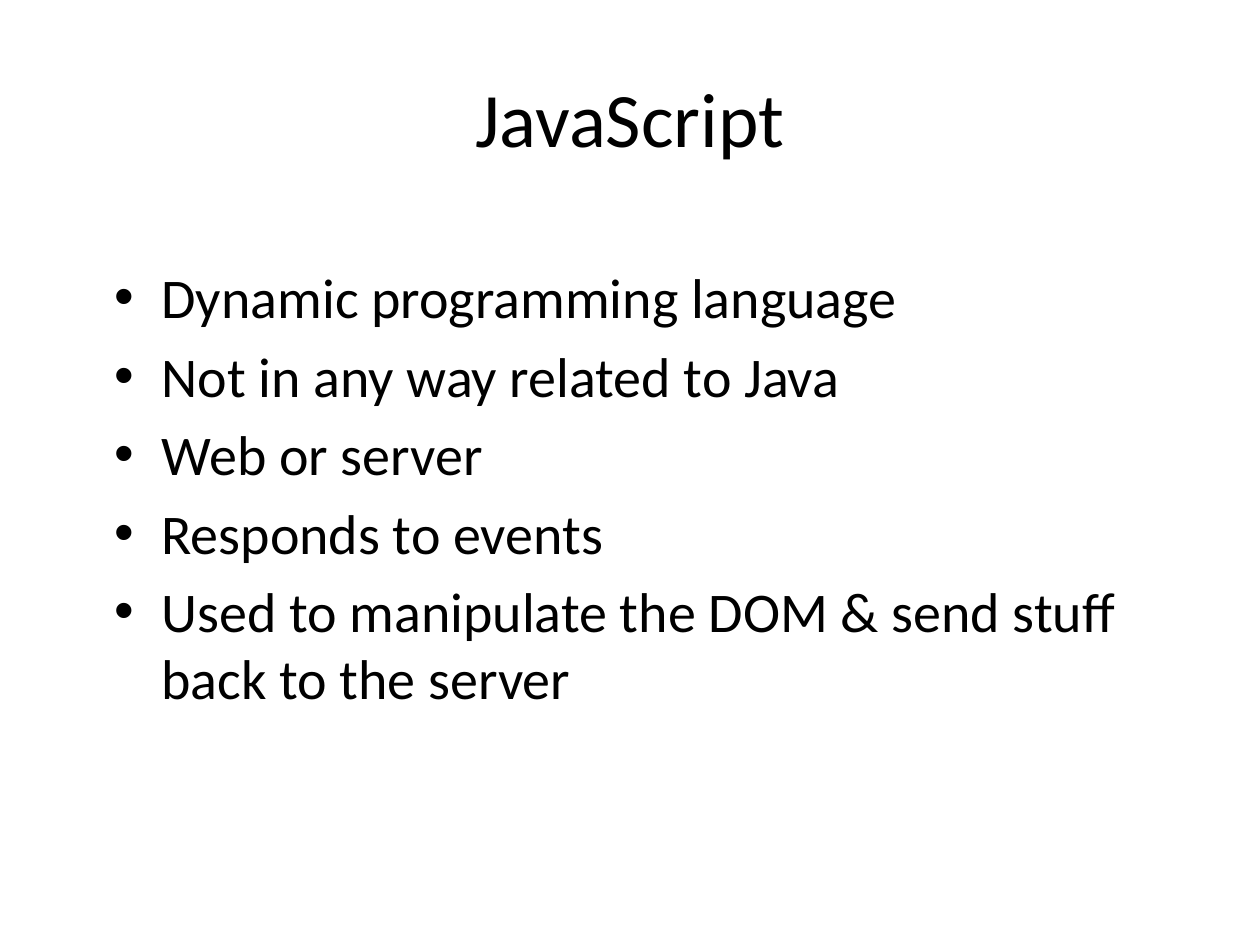
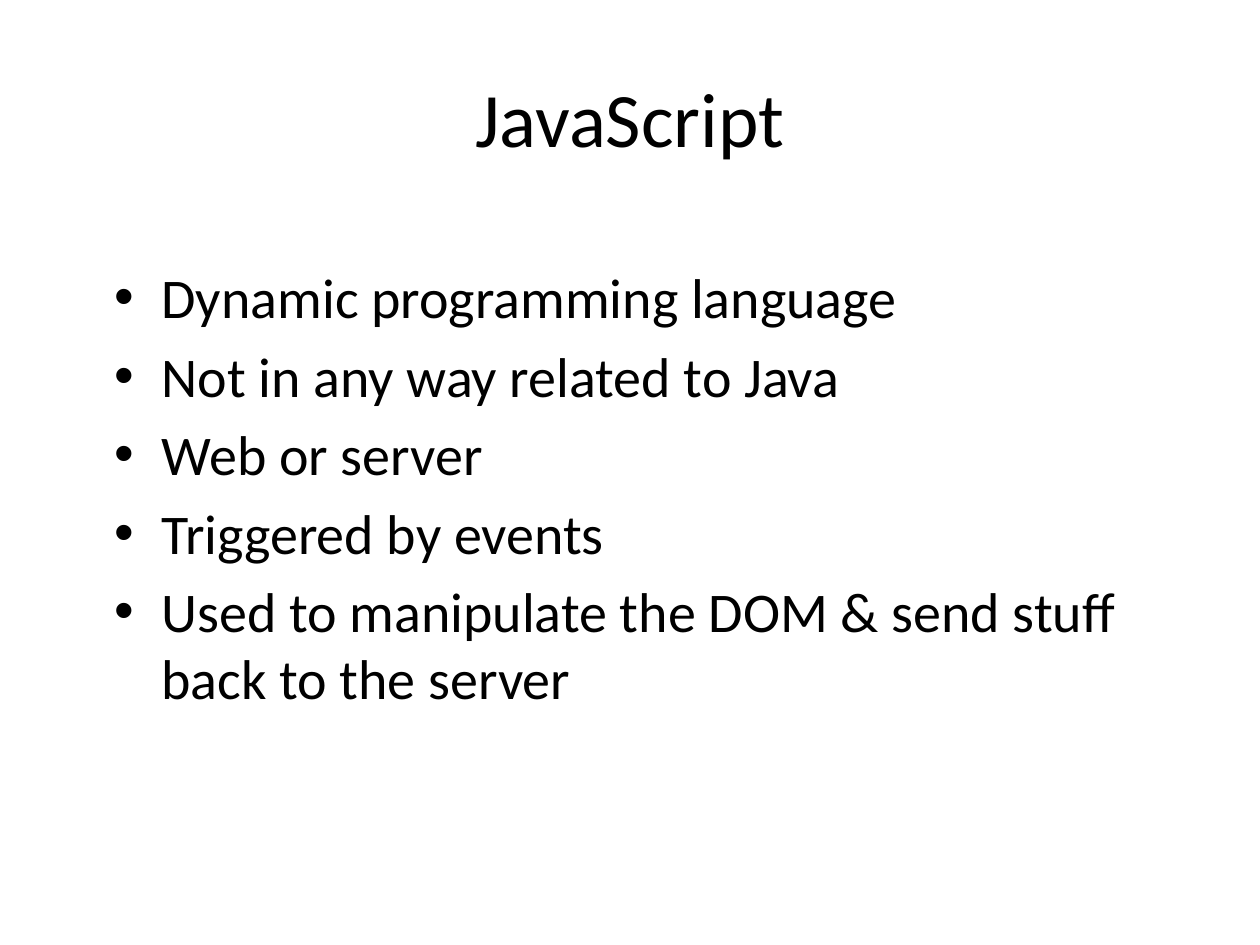
Before and after one commit to anettebgo/nerdschool, a slide deck: slide 5 of 3/js&html&css.pptx. Drawn at 1260x945 pixels with LibreOffice and Linux fonts; fonts in the diff are those of the drawing. Boxes give left, top, right and bottom in pixels: in the first picture for what was removed or moved away, otherwise in the second. Text is boxed around its words. In the diff, an @@ line names an element or a change of style, - is before the commit and + after.

```diff
--- a/3/js&html&css.pptx
+++ b/3/js&html&css.pptx
@@ text at (x1=161, y1=515, x2=604, y2=564): text changed @@
-• Responds to events
+• Triggered by events
```
Also in this commit, not shown: 3 other slides changed, 1 other file.
